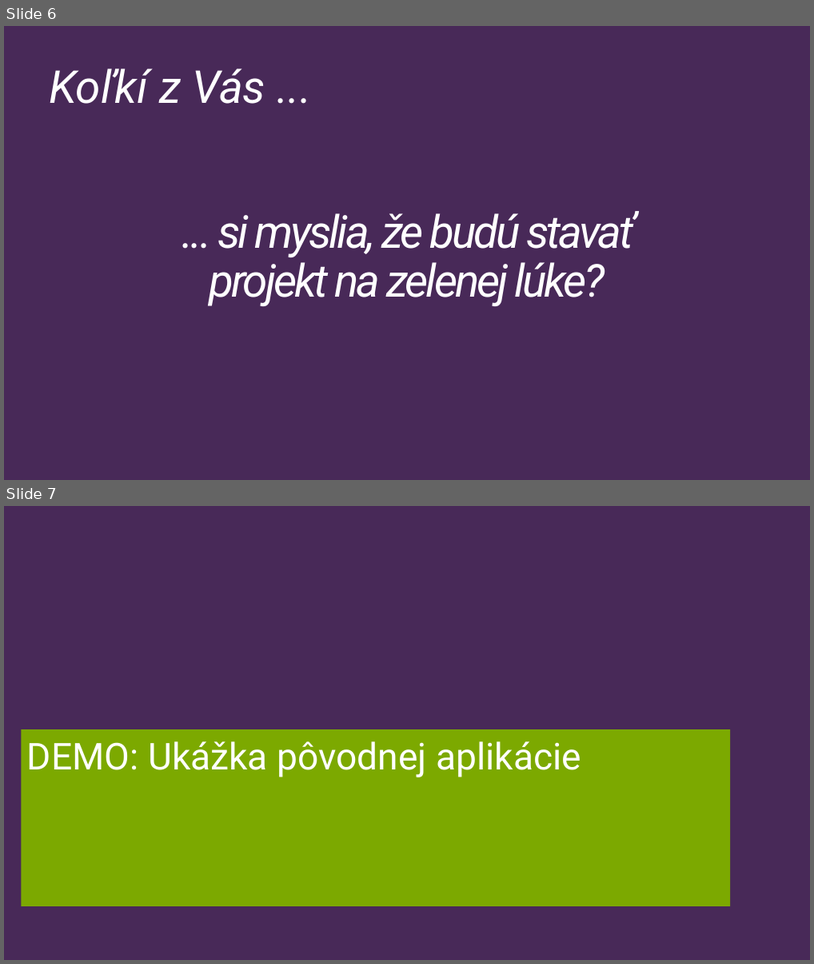
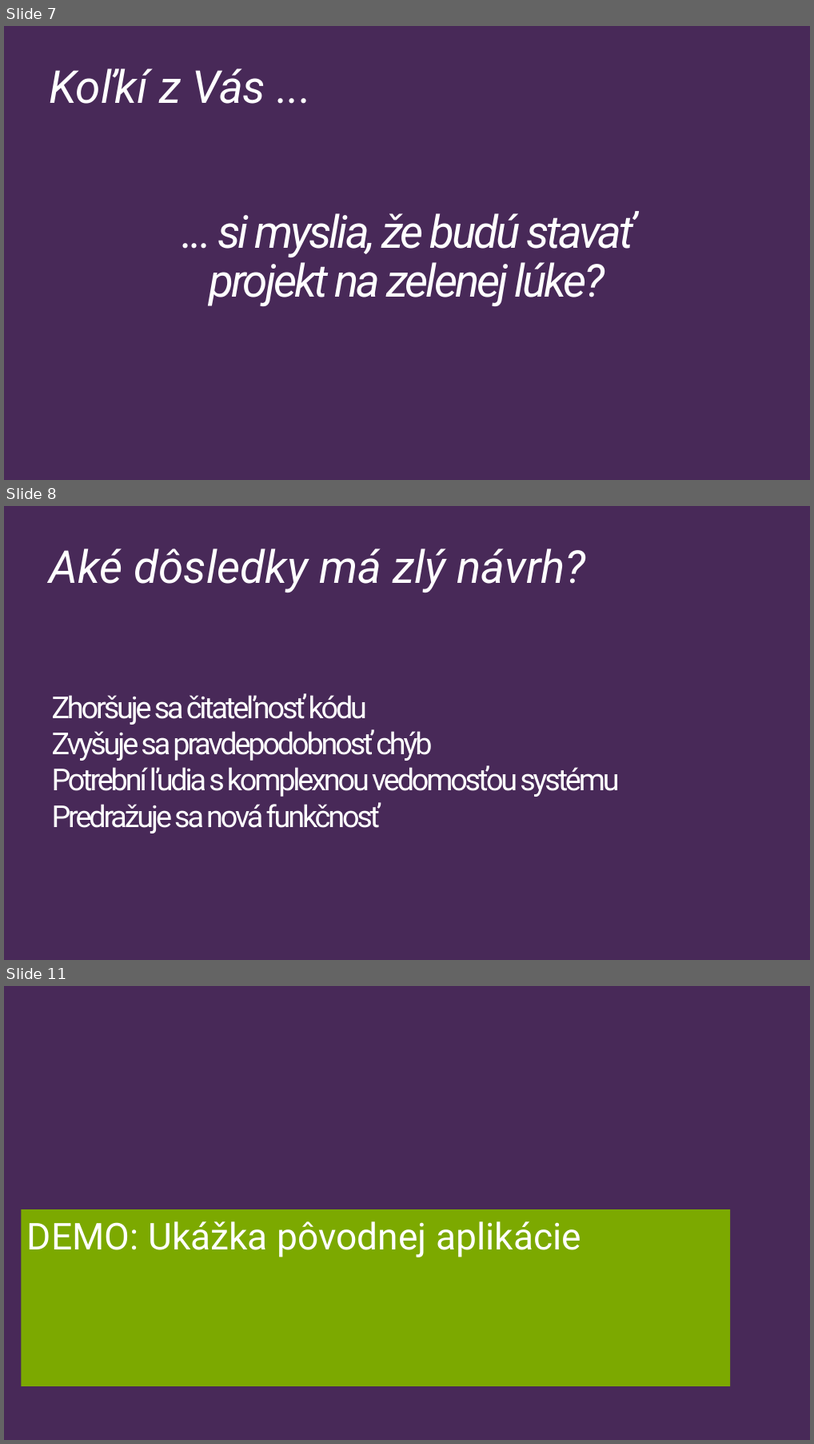
Before and after one commit to Burgyn/SOLID-Principles, a slide deck: SOLIDPrinciples.pptx. Shown one above the other, each under a label of ours: slides 6 and 7 before the commit, slides 7, 8 and 11 after it; the slides between them are not shown. The pictures are 814x964 and 814x1444 pixels, drawn with LibreOffice and Linux fonts; fonts in the diff are those of the drawing. Boxes give left, top, right and bottom in pixels: in the first picture for what was removed or moved away, otherwise in the second. Text is boxed around its words. In the diff, an @@ line names an element or a change of style, - is before the commit and + after.

```diff
--- a/SOLIDPrinciples.pptx
+++ b/SOLIDPrinciples.pptx
@@ slide 8 added at [4,506,810,960], background #482958 @@
@@ subtitle added at [49,548,586,593], 54 pt, text #FFFFFF, italic @@
+Aké dôsledky má zlý návrh?
@@ title added at [52,693,619,833], 36 pt, text #FFFFFF @@
+Zhoršuje sa čitateľnosť kódu
+Zvyšuje sa pravdepodobnosť chýb
+Potrební ľudia s komplexnou vedomosťou systému
+Predražuje sa nová funkčnosť
@@ what was slide 6 is now slide 7 @@
@@ what was slide 7 is now slide 11 @@
```
Also in this commit, not shown: 6 other slides added, 1 other file.
